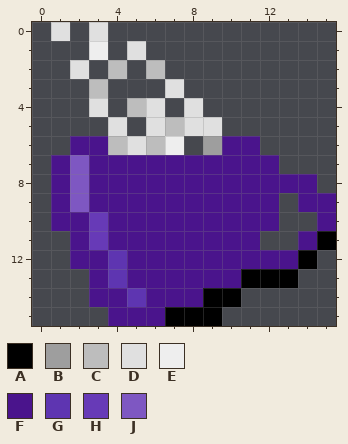
One commit to this pixel-art sprite: src/assets/mug.png. Above: the version before the commit.
The file is 32x32 pixels, drawn in blocks of 2x2; one block is one cell here.
Palette (. is transparent): A #000000  B #9e9e9e  C #bdbdbd  D #e0e0e0  E #eeeeee  F #4a148c  G #5e35b1  H #673ab7  J #7e57c2
Now the later version:
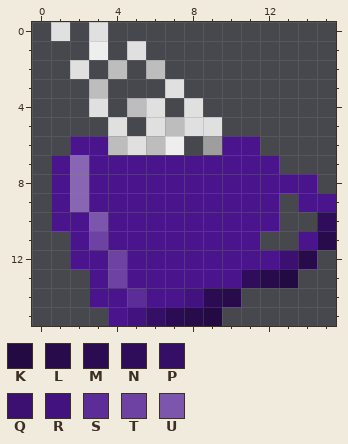
Colours new in this view: K #230a42  L #270b4a  M #2b0c52  N #300d5b  P #350e65  Q #3b1071  R #42127e  S #5c2c98  T #6d42a3  U #7c55ac
From old to new:
Colour J changes from #7e57c2 to #8966b4.
Colour A becomes colour K in row 13 at x 13; in row 15 at x 9.
Colour A becomes colour L in row 11 at x 15; in row 12 at x 14; in row 13 at x 12; in row 14 at x 10; in row 15 at x 8.
Colour A becomes colour M in row 14 at x 9; in row 15 at x 7.
Colour A becomes colour N in row 13 at x 11.
Colour F becomes colour N in row 10 at x 15.
Colour F becomes colour P in row 15 at x 6.
Colour F becomes colour Q in row 12 at x 13.
Colour F becomes colour R in row 14 at x 8; in row 15 at x 5.
Colour G becomes colour S in row 14 at x 5.
Colour G becomes colour T in rows 12 to 13 at x 4.
Colour H becomes colour T in row 11 at x 3.
Colour H becomes colour U in row 10 at x 3.
